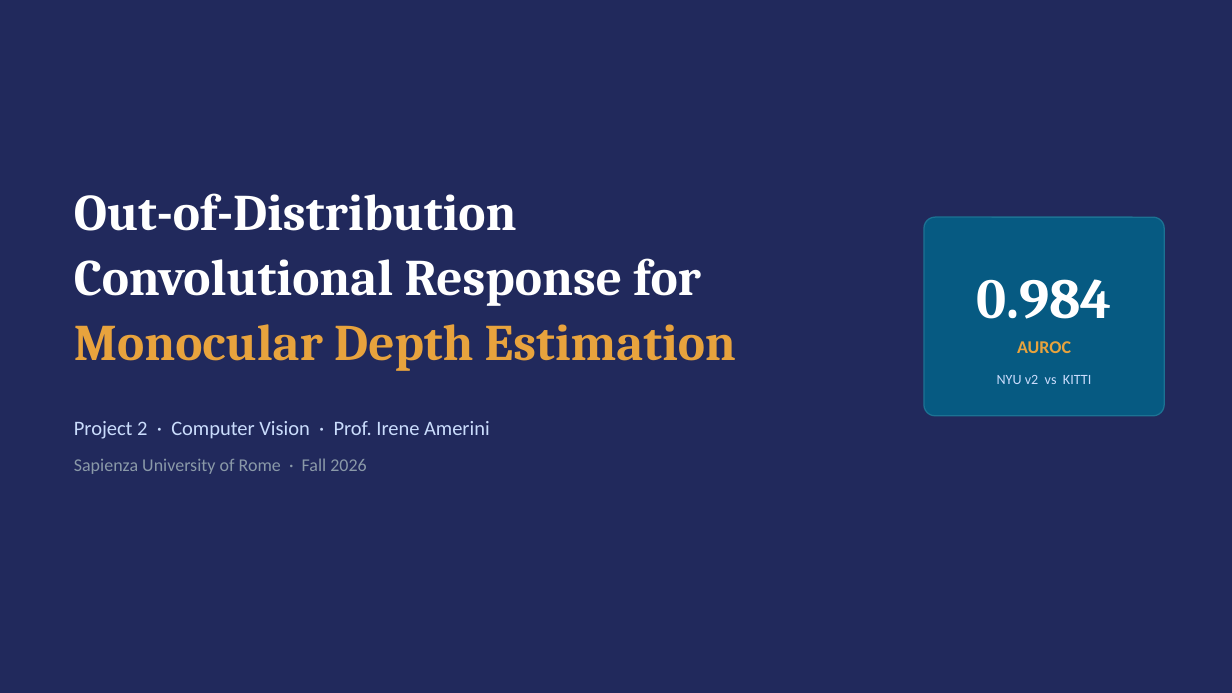
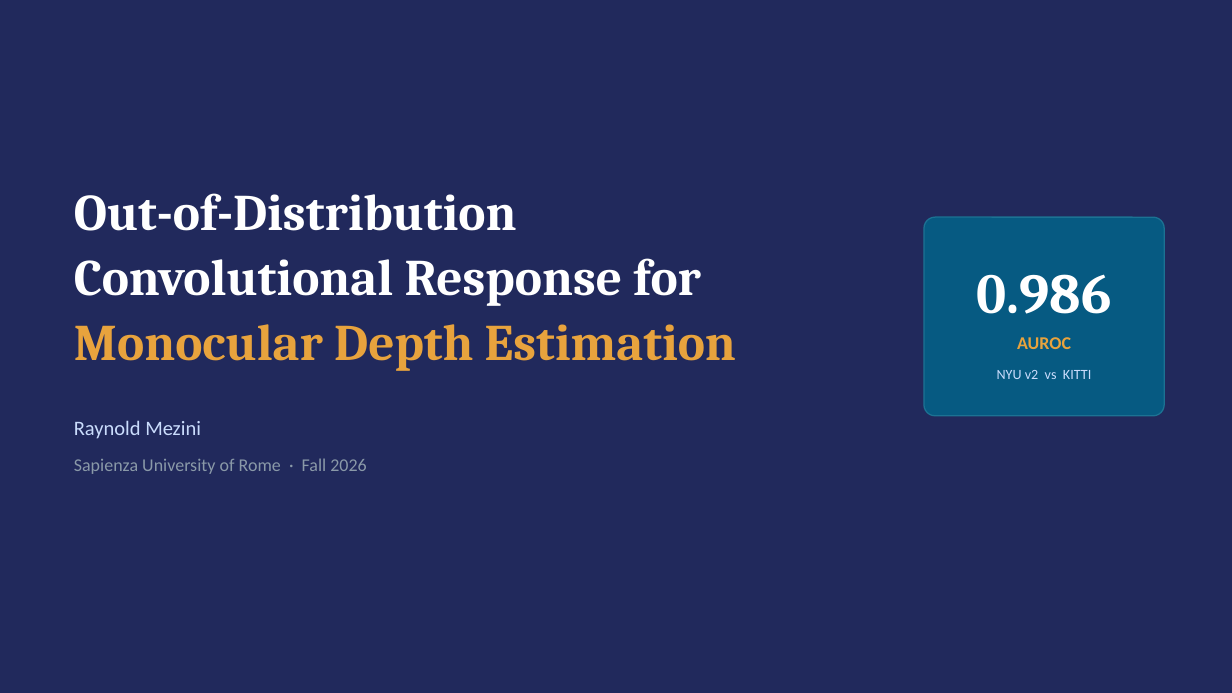
Before and after one commit to RMezini23/CVOODConvResponseforMDE, a slide deck: slide 1 of presentation/ood_cores_mde_presentation.pptx. Drawn at 1232x693 pixels with LibreOffice and Linux fonts; fonts in the diff are those of the drawing. Boxes give left, top, right and bottom in pixels: in the first picture for what was removed or moved away, otherwise in the second. Text is boxed around its words. In the diff, an @@ line names an element or a change of style, - is before the commit and + after.

```diff
--- a/presentation/ood_cores_mde_presentation.pptx
+++ b/presentation/ood_cores_mde_presentation.pptx
@@ text at box(977, 274, 1112, 314): text changed @@
-0.984
+0.986
@@ text "AUROC": place and size @@
-text "AUROC" at box(1017, 341, 1071, 353)
+text "AUROC" at box(1017, 337, 1071, 349)
@@ text "NYU v2 vs KITTI": place and size @@
-text "NYU v2 vs KITTI" at box(997, 375, 1091, 384)
+text "NYU v2 vs KITTI" at box(997, 370, 1091, 379)
@@ text at box(74, 420, 201, 439): text changed @@
-Project 2 · Computer Vision · Prof. Irene Amerini
+Raynold Mezini
```
Also in this commit, not shown: 6 other slides changed, 1 slide added, 2 other files.
